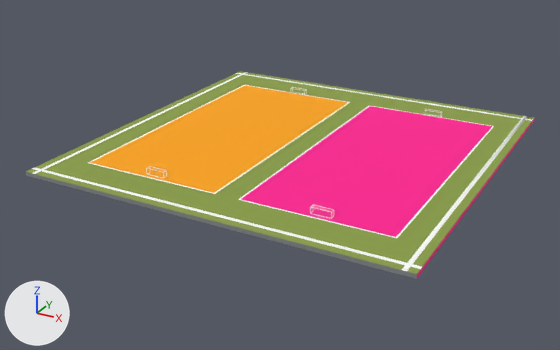
The COLLADA model 5_soccer.dae: old version first, new version second.
Rendered twice from a 50 mm camera at (1.029, -2.015, 0.892) aimed at (-0.04, -0.07, -0.081). Every picture has the same lights, and +X, +Y and +Z are marked at lower left. Where no turn or scale is listed for an object, it has been applied to the vertices. Vertices at the same position are counted once.

The first picture shows 'group_1', 'group_7', 'group_8', 'group_9'.
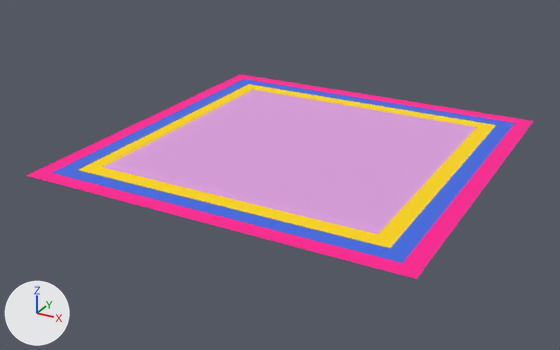
Patch to the scene script:
```diff
--- a/5_soccer.dae.py
+++ b/5_soccer.dae.py
@@ me_group_1 @@
 # used by ob_group_1; parent = ob_sketchup; location = (-0.596, -0.584, 0.0); scale = (0.246, 0.246, 0.245)
-me_group_1.from_pydata(...)  # 58 vertices, 110 faces; spans x 0.05..4.81, y 0.0..4.75, z 0.0..0.05
-me_group_1.materials.append(mat_color_m00)  # white #ffffff
+me_group_1.from_pydata(...)  # 16 vertices, 26 faces; spans x 0.0..1.17, y 0.0..1.17, z 0.0
+# me_group_1 part 1: the whole mesh is rebuilt
 me_group_1.materials.append(mat_0003_deeppink)
-me_group_1.materials.append(mat_0038_orange)  # orange #ffa500
-me_group_1.materials.append(mat_grass_light_green_1)  # green #8a9e45
-me_group_1.materials.append(mat_blacktop_old_01_1)  # grey #84888b
+me_group_1.materials.append(mat_0102_royalblue)  # blue #4169e1
+me_group_1.materials.append(mat_0046_gold)  # yellow #ffd700
+me_group_1.materials.append(mat_0125_plum)  # pink #dda0dd
@@ ob_group_1 @@
 ob_group_1.parent = ob_sketchup
-ob_group_1.location = (-0.596, -0.584, 0.0)
-ob_group_1.scale = (0.246, 0.246, 0.245)
+ob_group_1.location = (-0.584, -0.584, 0.0)
@@ ob_group_2 @@
-ob_group_2 = bpy.data.objects.new('group_2', me_group_2)
@@ ob_group_3 @@
-ob_group_3 = bpy.data.objects.new('group_3', me_group_3)
@@ ob_group_4 @@
-ob_group_4 = bpy.data.objects.new('group_4', me_group_4)
@@ ob_group_5 @@
-ob_group_5 = bpy.data.objects.new('group_5', me_group_5)
@@ ob_group_7 @@
-ob_group_7 = bpy.data.objects.new('group_7', me_group_7)
@@ ob_group_3_001 @@
-ob_group_3_001 = bpy.data.objects.new('group_3.001', me_group_3_001)
@@ ob_group_4_001 @@
-ob_group_4_001 = bpy.data.objects.new('group_4.001', me_group_4_001)
@@ ob_group_5_001 @@
-ob_group_5_001 = bpy.data.objects.new('group_5.001', me_group_5_001)
@@ ob_group_6_001 @@
-ob_group_6_001 = bpy.data.objects.new('group_6.001', me_group_6_001)
@@ ob_group_8 @@
-ob_group_8 = bpy.data.objects.new('group_8', me_group_8)
@@ ob_group_3_002 @@
-ob_group_3_002 = bpy.data.objects.new('group_3.002', me_group_3_002)
@@ ob_group_4_002 @@
-ob_group_4_002 = bpy.data.objects.new('group_4.002', me_group_4_002)
@@ ob_group_5_002 @@
-ob_group_5_002 = bpy.data.objects.new('group_5.002', me_group_5_002)
@@ ob_group_6_002 @@
-ob_group_6_002 = bpy.data.objects.new('group_6.002', me_group_6_002)
@@ ob_group_9 @@
-ob_group_9 = bpy.data.objects.new('group_9', me_group_9)
@@ ob_group_3_003 @@
-ob_group_3_003 = bpy.data.objects.new('group_3.003', me_group_3_003)
@@ ob_group_6_003 @@
-ob_group_6_003 = bpy.data.objects.new('group_6.003', me_group_6_003)
```

Boxes [x1, y1, x2, y2] around the edits, measured in the pictures (560 x 350 px):
'group_1', reshaped, moved, rescaled: before [26, 71, 534, 279]; after [26, 74, 534, 279]
'group_2', deleted: before [310, 205, 334, 219]
'group_7', deleted: before [147, 166, 167, 178]
'group_9', deleted: before [424, 109, 442, 117]
'group_8', deleted: before [291, 87, 306, 95]
